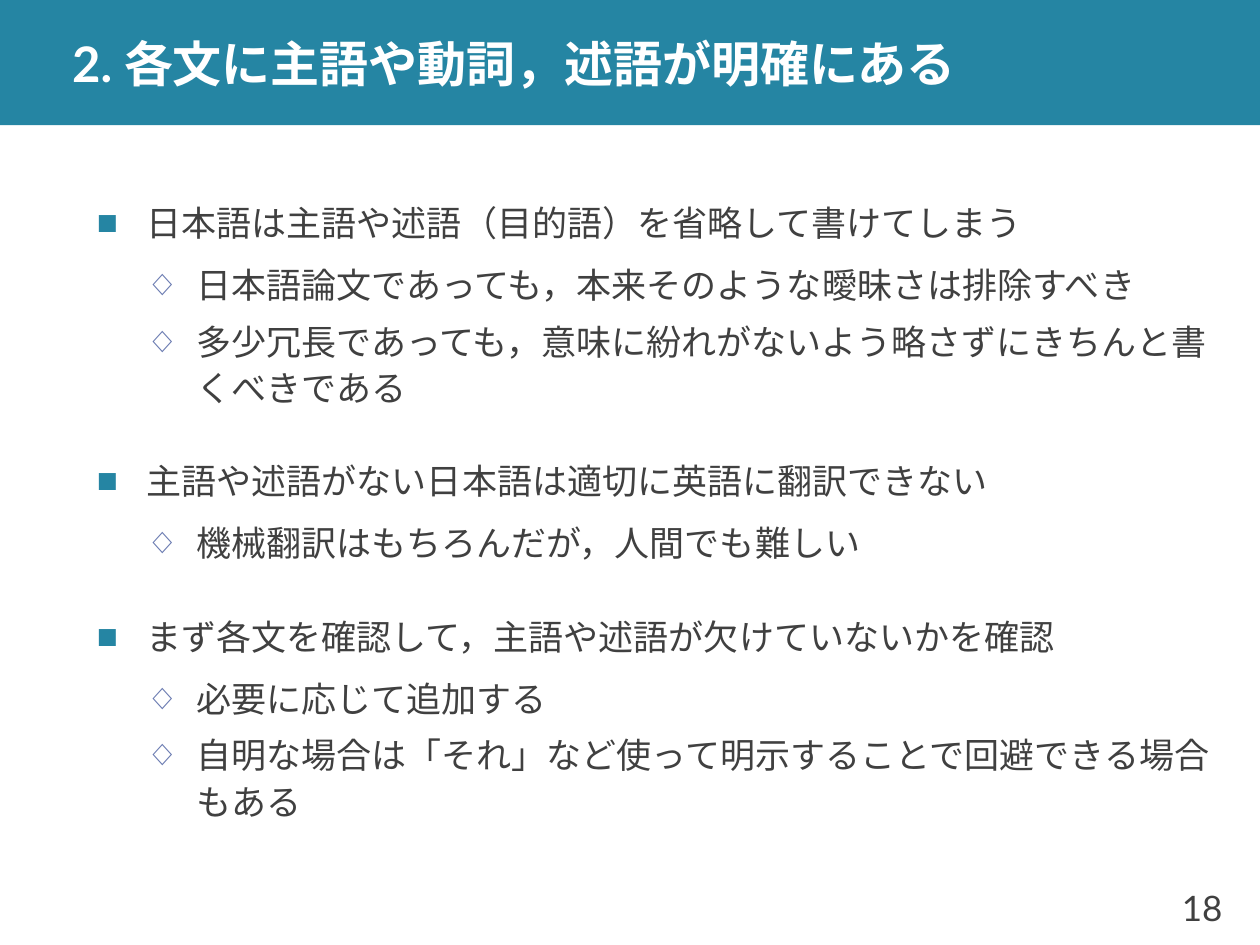
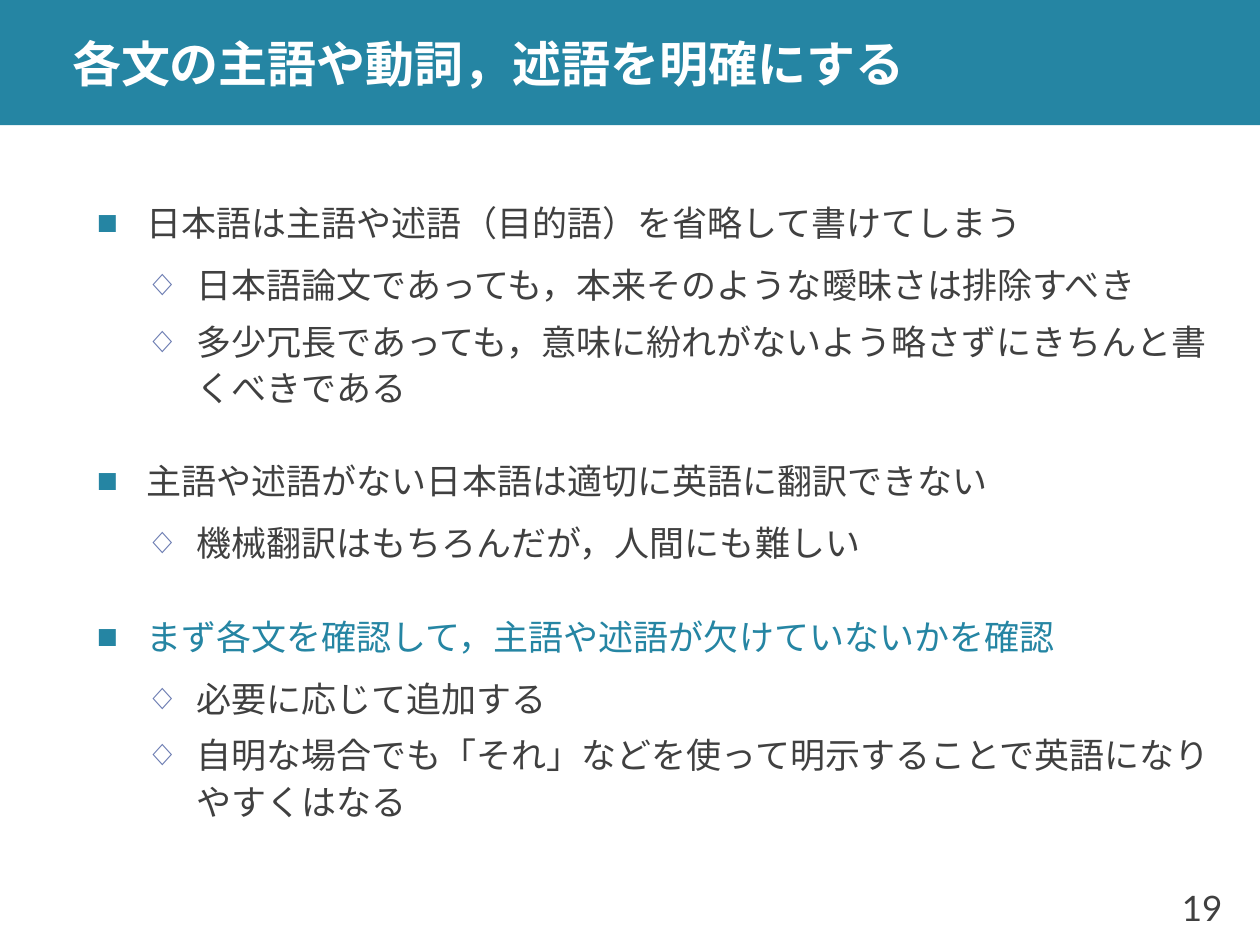
Before and after one commit to shioya-lab/how-to, a slide deck: slide 19 of english-paper.pptx (slide 18 before the commit). Drawn at 1260x945 pixels with LibreOffice and Linux fonts; fonts in the diff are those of the drawing. Boxes give left, top, right and bottom in pixels: in the first picture for what was removed or moved away, otherwise in the second. Text is boxed around its words. In the diff, an @@ line names an element or a change of style, - is before the commit and + after.

Commit message:
英語論文の書き方を更新

```diff
--- a/english-paper.pptx
+++ b/english-paper.pptx
@@ title at (72, 40, 904, 89): text changed @@
-2. 各文に主語や動詞，述語が明確にある
+各文の主語や動詞，述語を明確にする
@@ text at (196, 526, 860, 560): text changed @@
-  ◇ 機械翻訳はもちろんだが，人間でも難しい
+  ◇ 機械翻訳はもちろんだが，人間にも難しい
@@ text at (147, 620, 1055, 654): text colour #404040 to #2585A3 in "まず各文を確認して，主語や述語が欠けていないかを確認" @@
@@ text at (196, 738, 1210, 817): text changed @@
-  ◇ 自明な場合は「それ」など使って明示することで回避できる場合もある
+  ◇ 自明な場合でも「それ」などを使って明示することで英語になりやすくはなる
@@ page number at (1182, 895, 1223, 921): text changed @@
-18
+19
```
Also in this commit, not shown: 9 other slides changed, 13 slides added, 1 slide removed, 1 other file.
